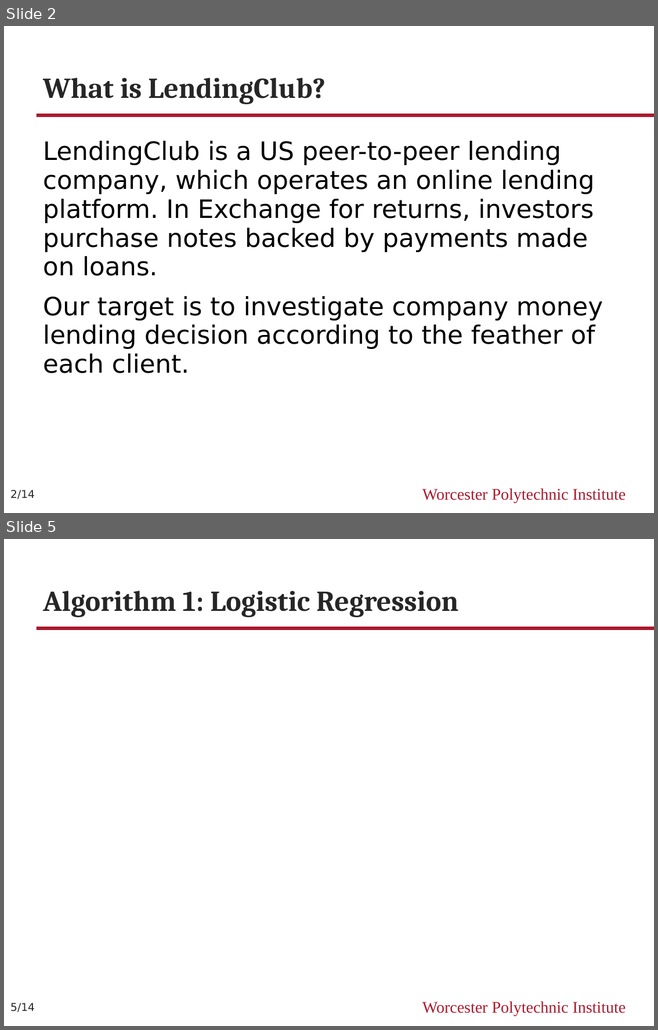
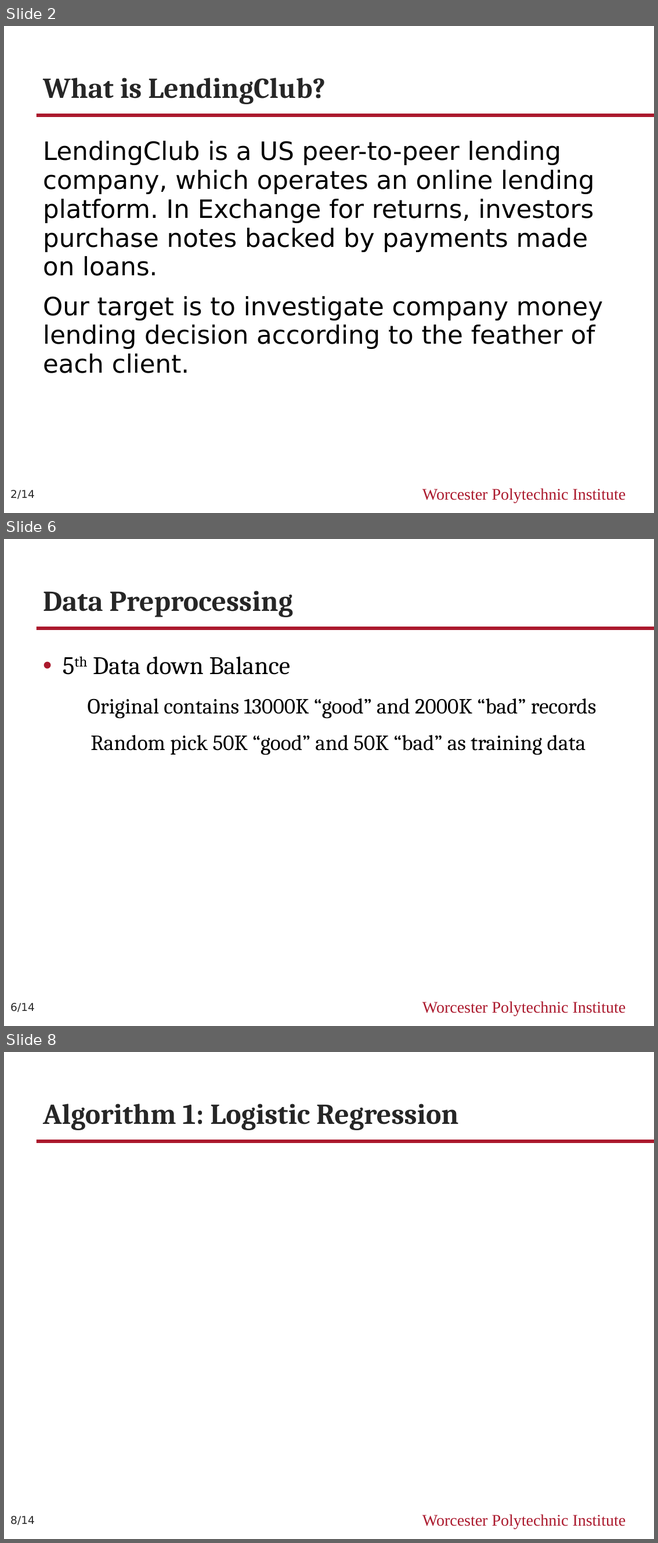
Before and after one commit to WPI-CS539/LendingClub, a slide deck: CS539ML_Final_Presentation.pptx. Shown one above the other, each under a label of ours: slides 2 and 5 before the commit, slides 2, 6 and 8 after it; the slides between them are not shown. The pictures are 658x1030 and 658x1543 pixels, drawn with LibreOffice and Linux fonts; fonts in the diff are those of the drawing. Boxes give left, top, right and bottom in pixels: in the first picture for what was removed or moved away, otherwise in the second. Text is boxed around its words. In the diff, an @@ line names an element or a change of style, - is before the commit and + after.

```diff
--- a/CS539ML_Final_Presentation.pptx
+++ b/CS539ML_Final_Presentation.pptx
@@ slide 6 added at box(4, 539, 654, 1026), background #FFFFFF; not listed: 2 template elements that a slide beside it also shows @@
@@ title added at box(43, 591, 293, 617), 32 pt, text #262626, bold @@
+Data Preprocessing
@@ text added at box(88, 656, 596, 755), 24 pt, text #000000 @@
+• 5th Data down Balance
+Original contains 13000K “good” and 2000K “bad” records
+Random pick 50K “good” and 50K “bad” as training data
@@ page number added at box(10, 1003, 35, 1012), 12 pt, text #262626 @@
+6/14
@@ what was slide 5 is now slide 8 @@
@@ page number at box(10, 1516, 35, 1525): text changed @@
-5/14
+8/14
```
Also in this commit, not shown: 2 slides changed, 3 other slides added, 1 slide removed.
